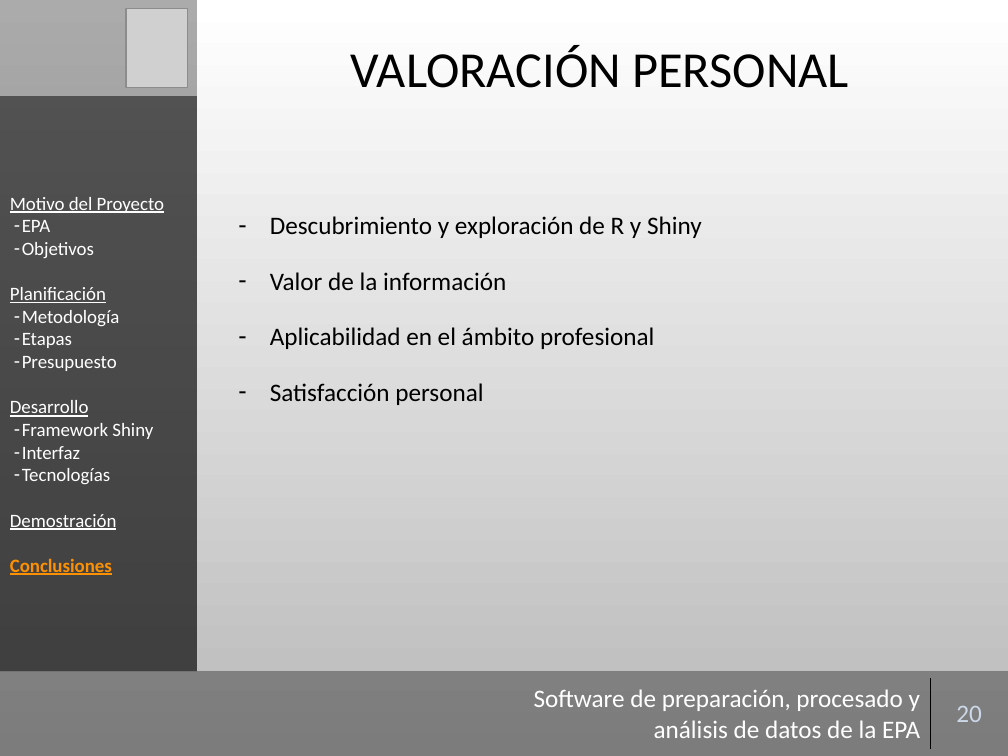
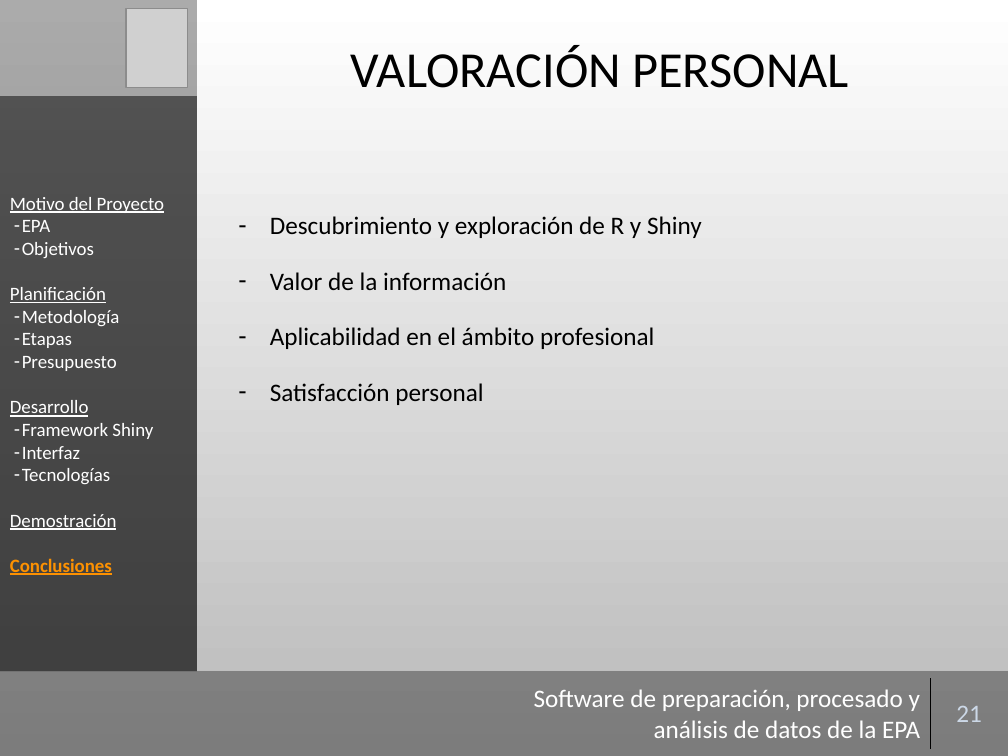
Before and after one commit to Gaulent/epa_explorer, a slide deck: slide 21 of mem/presentacion.pptx (slide 20 before the commit). Drawn at 1008x756 pixels with LibreOffice and Linux fonts; fonts in the diff are those of the drawing; grey boxes stand for pictures; background and template pictures are left out. Boxes give left, top, right and bottom in pixels: in the first picture for what was removed or moved away, otherwise in the second. Text is boxed around its words. In the diff, an @@ line names an element or a change of style, - is before the commit and + after.

```diff
--- a/mem/presentacion.pptx
+++ b/mem/presentacion.pptx
@@ table at (519, 678, 1008, 749) @@
-row 1, column 2: 20
+row 1, column 2: 21
```
Also in this commit, not shown: 16 other slides changed, 1 slide added.
